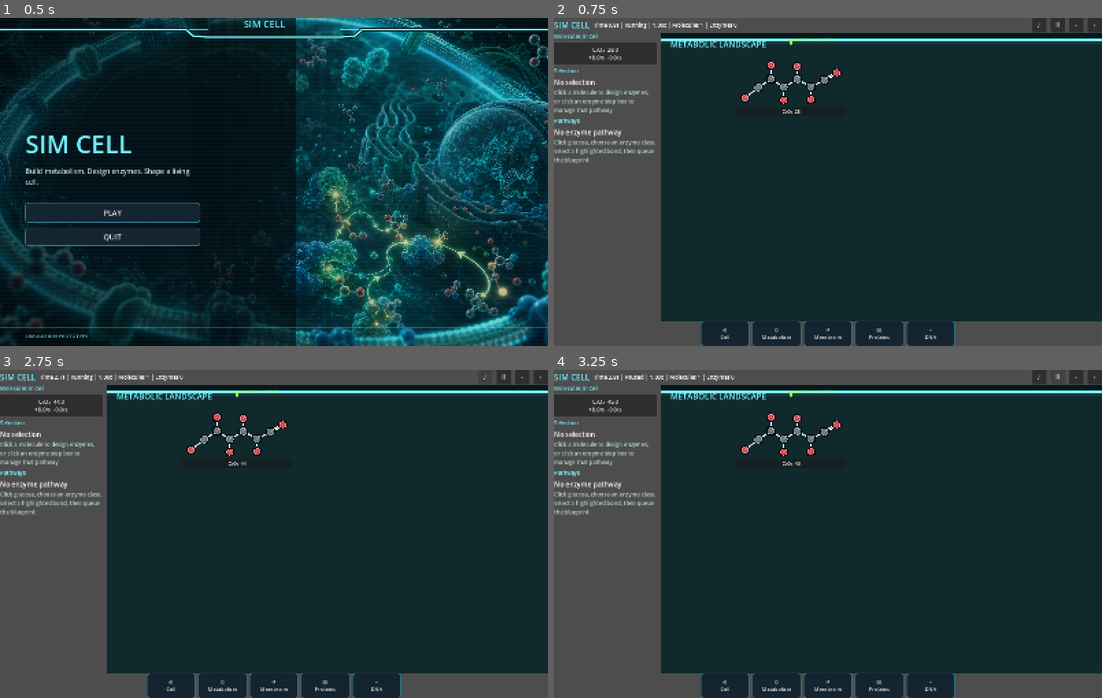
Above: before the commit, frames 1-4 (two rows, left to right).
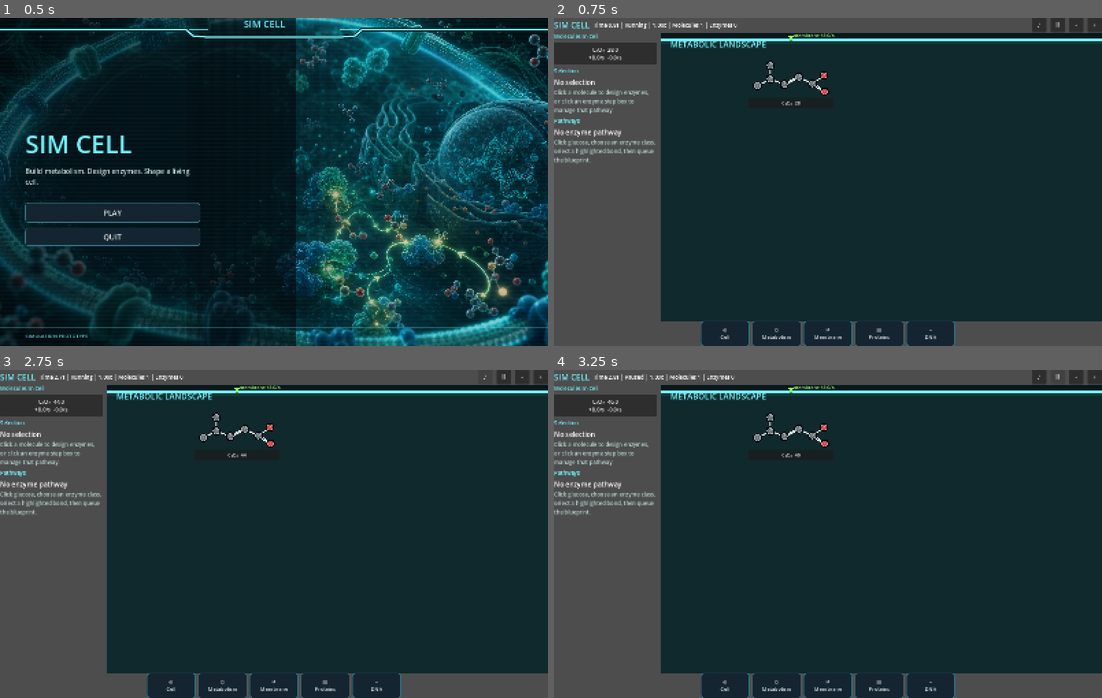
Above: after the commit, the same moments.

Repository: EliasEnglund/SimCell
Game: Godot game, scene res://scenes/main.tscn
Same seed, same stepped clock (60 frames per second), same inputs: the game is played once before the commit and once after it.
Inputs:
- Up to frame 1 (0.5 s): no input
- Up to frame 2 (0.75 s): click "PLAY" at 0.5 s
- Up to frame 3 (2.75 s): click "♪" at 1.25 s; click "♫" at 2 s
- Up to frame 4 (3.25 s): click "Ⅱ" at 2.75 s

Frame 1 is identical in both runs. In frame 2, 0.8% of the frame differs, in the area x 8-53%, y 4-30%; in frame 3, 0.8%; in frame 4, 0.8%.

Commit message:
Match starter molecule reference shape

Diff:
--- a/scripts/core/molecule_graph.gd
+++ b/scripts/core/molecule_graph.gd
@@ -5,37 +5,25 @@
 const OXYGEN := "O"
 
 static func initial_glucose_like() -> Dictionary:
-	var atoms: Array[Dictionary] = []
-	var bonds: Array[Dictionary] = []
-	var carbon_positions := [
-		Vector2(-230.0, 28.0),
-		Vector2(-150.0, -26.0),
-		Vector2(-68.0, 26.0),
-		Vector2(18.0, -24.0),
-		Vector2(104.0, 24.0),
-		Vector2(190.0, -20.0)
+	var atoms: Array[Dictionary] = [
+		{"element": CARBON, "pos": Vector2(-220.0, 34.0)},
+		{"element": CARBON, "pos": Vector2(-138.0, -10.0)},
+		{"element": CARBON, "pos": Vector2(-138.0, -96.0)},
+		{"element": CARBON, "pos": Vector2(-50.0, 24.0)},
+		{"element": CARBON, "pos": Vector2(42.0, -22.0)},
+		{"element": CARBON, "pos": Vector2(130.0, 20.0)},
+		{"element": OXYGEN, "pos": Vector2(202.0, -32.0)},
+		{"element": OXYGEN, "pos": Vector2(206.0, 70.0)}
 	]
-	var oxygen_offsets := [
-		Vector2(-84.0, 66.0),
-		Vector2(0.0, -86.0),
-		Vector2(0.0, 82.0),
-		Vector2(0.0, -82.0),
-		Vector2(0.0, 82.0),
-		Vector2(78.0, -46.0)
+	var bonds: Array[Dictionary] = [
+		{"a": 0, "b": 1, "order": 1},
+		{"a": 1, "b": 2, "order": 1},
+		{"a": 1, "b": 3, "order": 1},
+		{"a": 3, "b": 4, "order": 2},
+		{"a": 4, "b": 5, "order": 1},
+		{"a": 5, "b": 6, "order": 1},
+		{"a": 5, "b": 7, "order": 2}
 	]
-	for i in 6:
-		atoms.append({
-			"element": CARBON,
-			"pos": carbon_positions[i]
-		})
-		atoms.append({
-			"element": OXYGEN,
-			"pos": carbon_positions[i] + oxygen_offsets[i]
-		})
-	for i in 5:
-		bonds.append({"a": i * 2, "b": (i + 1) * 2, "order": 1})
-	for i in 6:
-		bonds.append({"a": i * 2, "b": i * 2 + 1, "order": 2 if i == 5 else 1})
 	return normalize({"name": "Glucose", "atoms": atoms, "bonds": bonds})
 
 static func demo_molecules() -> Array[Dictionary]:
--- a/scripts/ui/metabolism_workspace.gd
+++ b/scripts/ui/metabolism_workspace.gd
@@ -338,8 +338,8 @@
 	canvas.mouse_filter = Control.MOUSE_FILTER_IGNORE
 	canvas.scale_to_fit = false
 	canvas.fixed_zoom = _fixed_zoom * zoom
-	canvas.atom_scale = 0.78
-	canvas.bond_scale = 0.74
+	canvas.atom_scale = 0.68
+	canvas.bond_scale = 0.62
 	canvas.selection_glow = simulation.selected_molecule == id
 	canvas.set_molecule(simulation.molecule_types[id])
 	if float(simulation.molecule_amounts.get(id, 0.0)) <= 0.001:
--- a/tests/simulation_smoke_test.gd
+++ b/tests/simulation_smoke_test.gd
@@ -7,7 +7,7 @@
 	assert(sim.present_molecule_ids().size() == 1)
 	assert(sim.selected_molecule == "")
 	var glucose_id: String = sim.present_molecule_ids()[0]
-	assert(sim.molecule_types[glucose_id].get("formula", "") == "C₆O₆")
+	assert(sim.molecule_types[glucose_id].get("formula", "") == "C₆O₂")
 	assert(sim.outside_molecule_ids().has(glucose_id))
 	assert(sim.transporter_count("import", glucose_id) == 4)
 	assert(is_equal_approx(sim.transporter_rate("import", glucose_id), 8.0))
